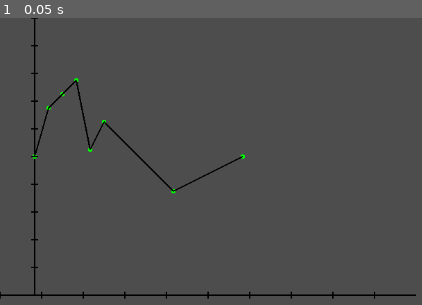
Above: before the commit, frame 1.
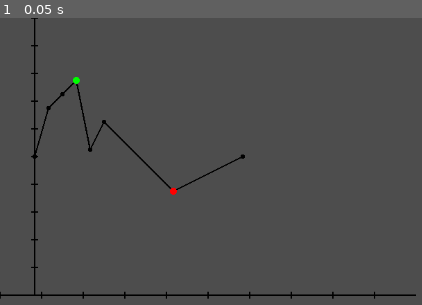
Above: after the commit, the same moment.

Repository: Ayadayi/Tissu_cardiaque
Game: Godot game, scene res://node_2d.tscn
Same seed, same stepped clock (60 frames per second), same inputs: the game is played once before the commit and once after it.
Inputs:
- Up to frame 1 (0.05 s): no input

The runs differ from the first frame. In frame 1, 0.1% of the frame differs, in the area x 7-59%, y 20-62%.

Commit message:
version finale : ajout min max

Diff:
--- a/courbe/control.gd
+++ b/courbe/control.gd
@@ -29,11 +29,19 @@
 
 	# Dessiner les points saisis
 	for point in points:
-		draw_circle(point, POINT_SIZE, Color(0, 1, 0))
+		draw_circle(point, POINT_SIZE, Color.BLACK)
+
 
 	# Relier les points entre eux
 	for i in range(points.size() - 1):
-		draw_line(points[i], points[i+1], Color(0, 0, 0), 2)
+		draw_line(points[i], points[i + 1], Color.BLACK, 2)
+
+	# Point le plus haut en vert
+	draw_circle(get_max_point(), POINT_SIZE + 2, Color(0, 1, 0))
+
+	# Point le plus bas en rouge
+	draw_circle(get_min_point(), POINT_SIZE + 2, Color(1, 0, 0))
+
 
 	# Ajouter des graduations sur l'axe des abscisses
 	for i in range(0, RESOLUTION, int(RESOLUTION / 10)):
@@ -43,3 +51,22 @@
 	# Ajouter des repères sur l'axe des ordonnées
 	for i in range(0, height, int(height / 10)):
 		draw_line(Vector2(45, i), Vector2(55, i), Color(0, 0, 0), 2)  # Repères sur l'axe des Y
+
+
+func get_max_point() -> Vector2:
+	if points.is_empty():
+		return Vector2.ZERO
+	var max_point = points[0]
+	for p in points:
+		if p.y < max_point.y:
+			max_point = p
+	return max_point
+
+func get_min_point() -> Vector2:
+	if points.is_empty():
+		return Vector2.ZERO
+	var min_point = points[0]
+	for p in points:
+		if p.y > min_point.y:
+			min_point = p
+	return min_point
